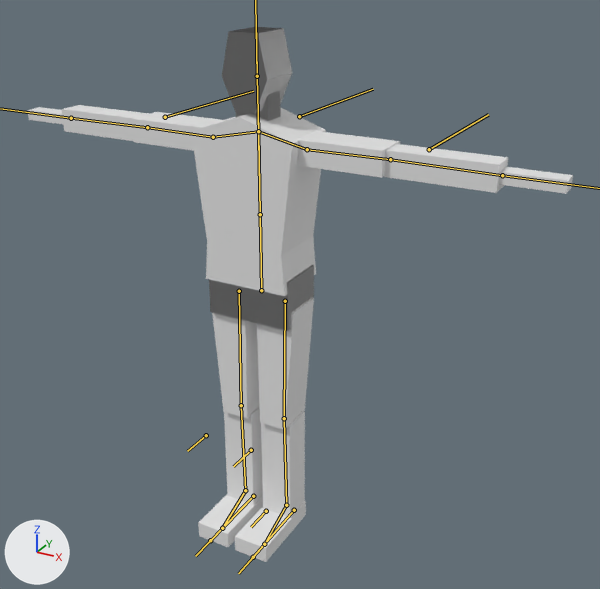
A saved change to the glTF model assets/models/knight.glb.
Camera for both pictures: a 50 mm lens placed at (2.77, -4.49, 4.15), pointed at (0.23, 0.13, 1.84). The axes (+X, +Y, +Z) are drawn at lower left. The lights are the same throughout. The bones that bend it are drawn over the model as lines.
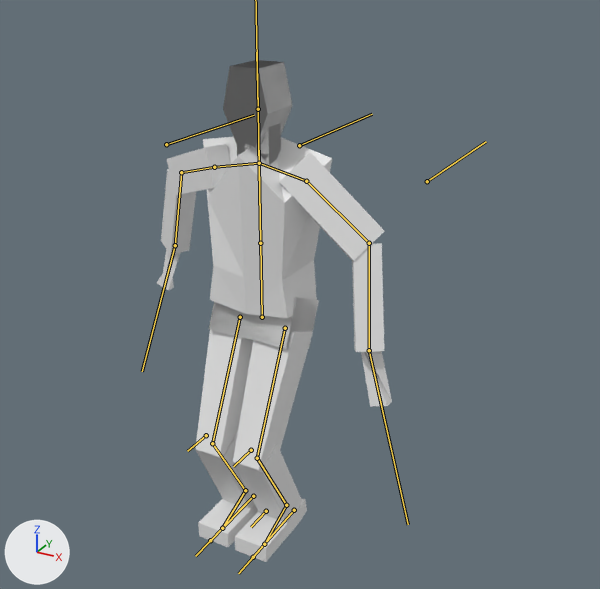
The newer file adds an action. The first version stands in its rest pose; the second is drawn at frame 0 of the action 'dodge'.

Location of each change, (x1, y1, x2, y2) in pixels of the pictures (600 x 589 px):
'Cube.013', posed: before (191, 107, 326, 296); after (203, 137, 332, 318)
'Cube.011', posed (16% wider): before (212, 297, 314, 430); after (195, 330, 313, 470)
'Cube.014', posed (19% narrower, 76% taller): before (132, 112, 400, 178); after (167, 144, 385, 261)
'Cube.015', posed (50% narrower, 107% taller): before (62, 105, 508, 193); after (161, 169, 384, 352)
'Cube.010', posed (32% wider, 19% shorter): before (224, 406, 305, 518); after (196, 432, 303, 522)
'Cube.017', posed: before (222, 27, 292, 113); after (223, 60, 292, 146)
'Cube.012', posed (21% shorter): before (209, 265, 314, 331); after (209, 297, 319, 349)
'Cube.016', posed: before (27, 107, 573, 194); after (157, 249, 392, 406)
bone 'ctrl.torso', root to tip: before (261, 290) to (258, 112); after (262, 317) to (258, 143)
bone 'arm1.L', root to tip: before (307, 149) to (390, 159); after (306, 181) to (369, 243)
bone 'arm2.L', root to tip: before (390, 159) to (502, 175); after (369, 243) to (369, 350)
bone 'arm1.R', root to tip: before (213, 137) to (147, 127); after (214, 167) to (181, 172)
bone 'arm2.R', root to tip: before (147, 127) to (71, 118); after (181, 172) to (175, 245)
bone 'hand.R', root to tip: before (71, 118) to (3, 109); after (175, 245) to (156, 318)
bone 'leg1.L', root to tip: before (285, 301) to (284, 418); after (285, 328) to (257, 458)
bone 'leg2.L', root to tip: before (284, 418) to (286, 505); after (257, 458) to (286, 505)
bone 'leg1.R', root to tip: before (239, 291) to (241, 405); after (240, 317) to (212, 443)
bone 'leg2.R', root to tip: before (241, 405) to (245, 490); after (212, 443) to (245, 490)

Diff of the bpy script that builds the scene:
```diff
--- a/assets/models/knight.glb.py
+++ b/assets/models/knight.glb.py
@@ bone_ctrl_torso @@
 bone_ctrl_torso = bpy.data.objects['Armature.001'].pose.bones['ctrl.torso']  # child of 'root'
-bone_ctrl_torso.location = (0.0, 0.0, 0.0)
+bone_ctrl_torso.location = (0.0, -0.2, 0.0)
@@ bone_arm1_l @@
 bone_arm1_l = bpy.data.objects['Armature.001'].pose.bones['arm1.L']  # child of 'shoulder.L'
-bone_arm1_l.rotation_quaternion = (1.0, 0.0, 0.0, 0.0)  # degrees (0, 0, 0)
+bone_arm1_l.rotation_quaternion = (0.816, 0.13, 0.459, -0.326)  # degrees (-9, 56, -48)
@@ bone_arm2_l @@
 bone_arm2_l = bpy.data.objects['Armature.001'].pose.bones['arm2.L']  # child of 'arm1.L'
-bone_arm2_l.rotation_quaternion = (1.0, 0.0, 0.0, 0.0)  # degrees (0, 0, 0)
+bone_arm2_l.rotation_quaternion = (0.934, 0.356, 0.0, 0.0)  # degrees (42, 0, 0)
@@ bone_hand_l @@
 bone_hand_l = bpy.data.objects['Armature.001'].pose.bones['hand.L']  # child of 'arm2.L'
-bone_hand_l.rotation_quaternion = (1.0, 0.0, 0.0, 0.0)  # degrees (0, 0, 0)
+bone_hand_l.rotation_quaternion = (0.259, -0.104, -0.957, 0.075)  # degrees (13, -151, -16)
@@ bone_arm1_r @@
 bone_arm1_r = bpy.data.objects['Armature.001'].pose.bones['arm1.R']  # child of 'shoulder.R'
-bone_arm1_r.rotation_quaternion = (1.0, 0.0, 0.0, 0.0)  # degrees (0, 0, 0)
+bone_arm1_r.rotation_quaternion = (0.696, -0.059, -0.666, 0.262)  # degrees (-76, -64, 93)
@@ bone_arm2_r @@
 bone_arm2_r = bpy.data.objects['Armature.001'].pose.bones['arm2.R']  # child of 'arm1.R'
-bone_arm2_r.rotation_quaternion = (1.0, 0.0, 0.0, 0.0)  # degrees (0, 0, 0)
+bone_arm2_r.rotation_quaternion = (0.906, 0.424, 0.0, 0.0)  # degrees (50, 0, 0)
@@ bone_hand_r @@
 bone_hand_r = bpy.data.objects['Armature.001'].pose.bones['hand.R']  # child of 'arm2.R'
-bone_hand_r.rotation_quaternion = (1.0, 0.0, 0.0, 0.0)  # degrees (0, 0, 0)
+bone_hand_r.rotation_quaternion = (0.215, 0.125, 0.968, 0.04)  # degrees (-8, 156, -17)
@@ bone_leg1_l @@
 bone_leg1_l = bpy.data.objects['Armature.001'].pose.bones['leg1.L']  # child of 'hips'
-bone_leg1_l.rotation_quaternion = (1.0, 0.0, 0.0, 0.0)  # degrees (0, 0, 0)
+bone_leg1_l.rotation_quaternion = (0.977, 0.211, 0.0, 0.0)  # degrees (24, 0, 0)
@@ bone_leg2_l @@
 bone_leg2_l = bpy.data.objects['Armature.001'].pose.bones['leg2.L']  # child of 'leg1.L'
-bone_leg2_l.rotation_quaternion = (1.0, 0.0, 0.0, 0.0)  # degrees (0, 0, 0)
+bone_leg2_l.rotation_quaternion = (0.894, -0.449, 0.0, 0.0)  # degrees (-53, 0, 0)
@@ bone_foot1_l @@
 bone_foot1_l = bpy.data.objects['Armature.001'].pose.bones['foot1.L']  # child of 'leg2.L'
-bone_foot1_l.rotation_quaternion = (1.0, 0.0, 0.0, 0.0)  # degrees (0, 0, 0)
+bone_foot1_l.rotation_quaternion = (0.968, 0.25, 0.0, 0.0)  # degrees (29, 0, 0)
@@ bone_leg1_r @@
 bone_leg1_r = bpy.data.objects['Armature.001'].pose.bones['leg1.R']  # child of 'hips'
-bone_leg1_r.rotation_quaternion = (1.0, 0.0, 0.0, 0.0)  # degrees (0, 0, 0)
+bone_leg1_r.rotation_quaternion = (0.977, 0.211, 0.0, 0.0)  # degrees (24, 0, 0)
@@ bone_leg2_r @@
 bone_leg2_r = bpy.data.objects['Armature.001'].pose.bones['leg2.R']  # child of 'leg1.R'
-bone_leg2_r.rotation_quaternion = (1.0, 0.0, 0.0, 0.0)  # degrees (0, 0, 0)
+bone_leg2_r.rotation_quaternion = (0.894, -0.449, 0.0, 0.0)  # degrees (-53, 0, 0)
@@ bone_foot1_r @@
 bone_foot1_r = bpy.data.objects['Armature.001'].pose.bones['foot1.R']  # child of 'leg2.R'
-bone_foot1_r.rotation_quaternion = (1.0, 0.0, 0.0, 0.0)  # degrees (0, 0, 0)
+bone_foot1_r.rotation_quaternion = (0.968, 0.25, 0.0, 0.0)  # degrees (29, 0, 0)
```
